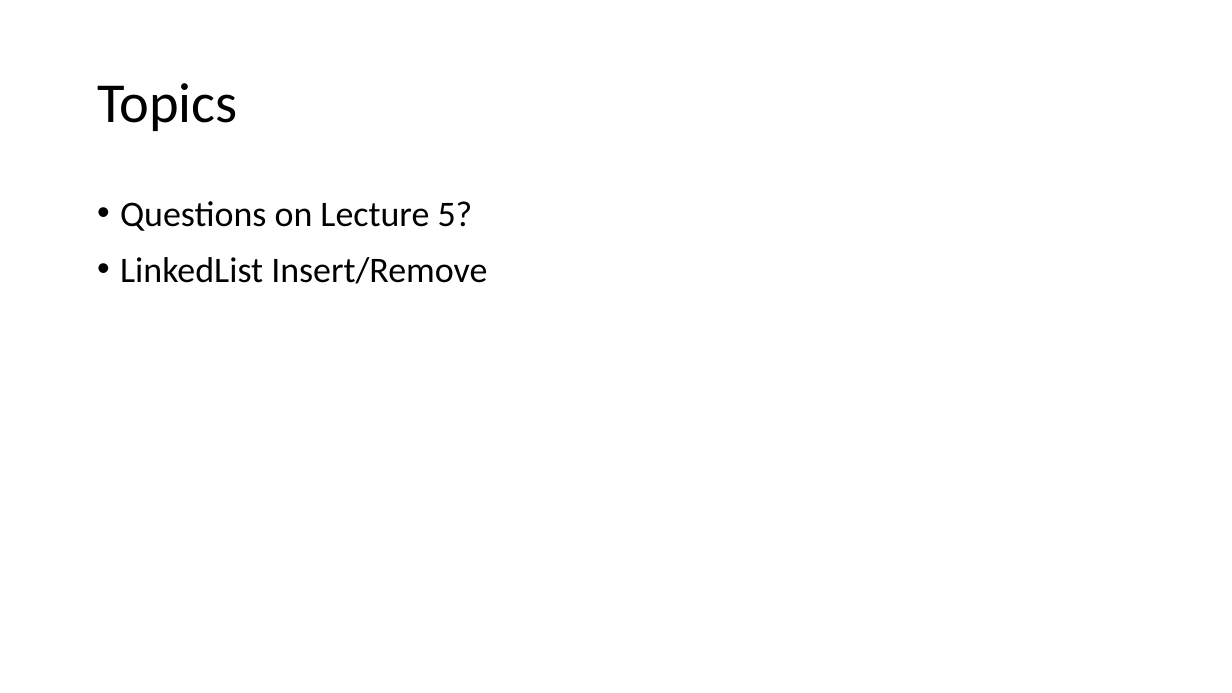
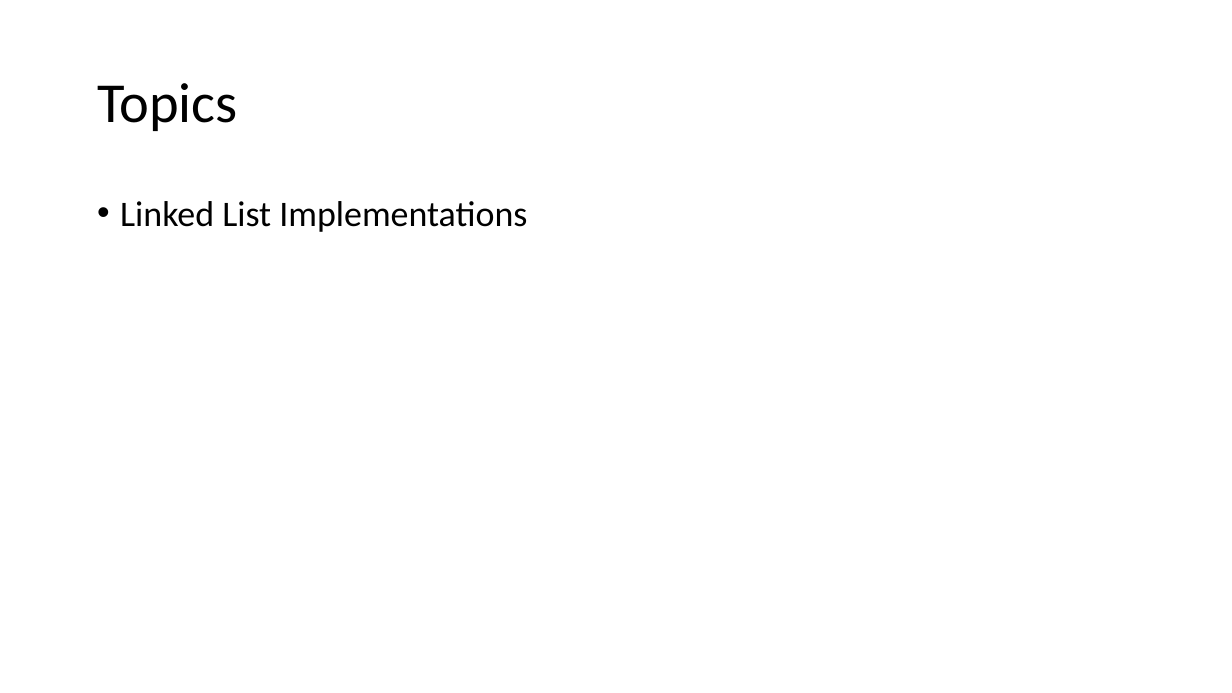
Before and after one commit to ucsd-cse12-w21/ucsd-cse12-w21.github.io, a slide deck: slide 3 of lectures/lecture-05/Lecture-Live C00/Lecture 05 - Lecture.pptx. Drawn at 1232x693 pixels with LibreOffice and Linux fonts; fonts in the diff are those of the drawing. Boxes give left, top, right and bottom in pixels: in the first picture for what was removed or moved away, otherwise in the second. Text is boxed around its words. In the diff, an @@ line names an element or a change of style, - is before the commit and + after.

```diff
--- a/lectures/lecture-05/Lecture-Live C00/Lecture 05 - Lecture.pptx
+++ b/lectures/lecture-05/Lecture-Live C00/Lecture 05 - Lecture.pptx
@@ text at [120, 201, 527, 232]: text changed @@
-• Questions on Lecture 5?
-• LinkedList Insert/Remove
+• Linked List Implementations
```
Also in this commit, not shown: 1 other slide changed, 15 slides added, 3 slides removed, 3 other files.
